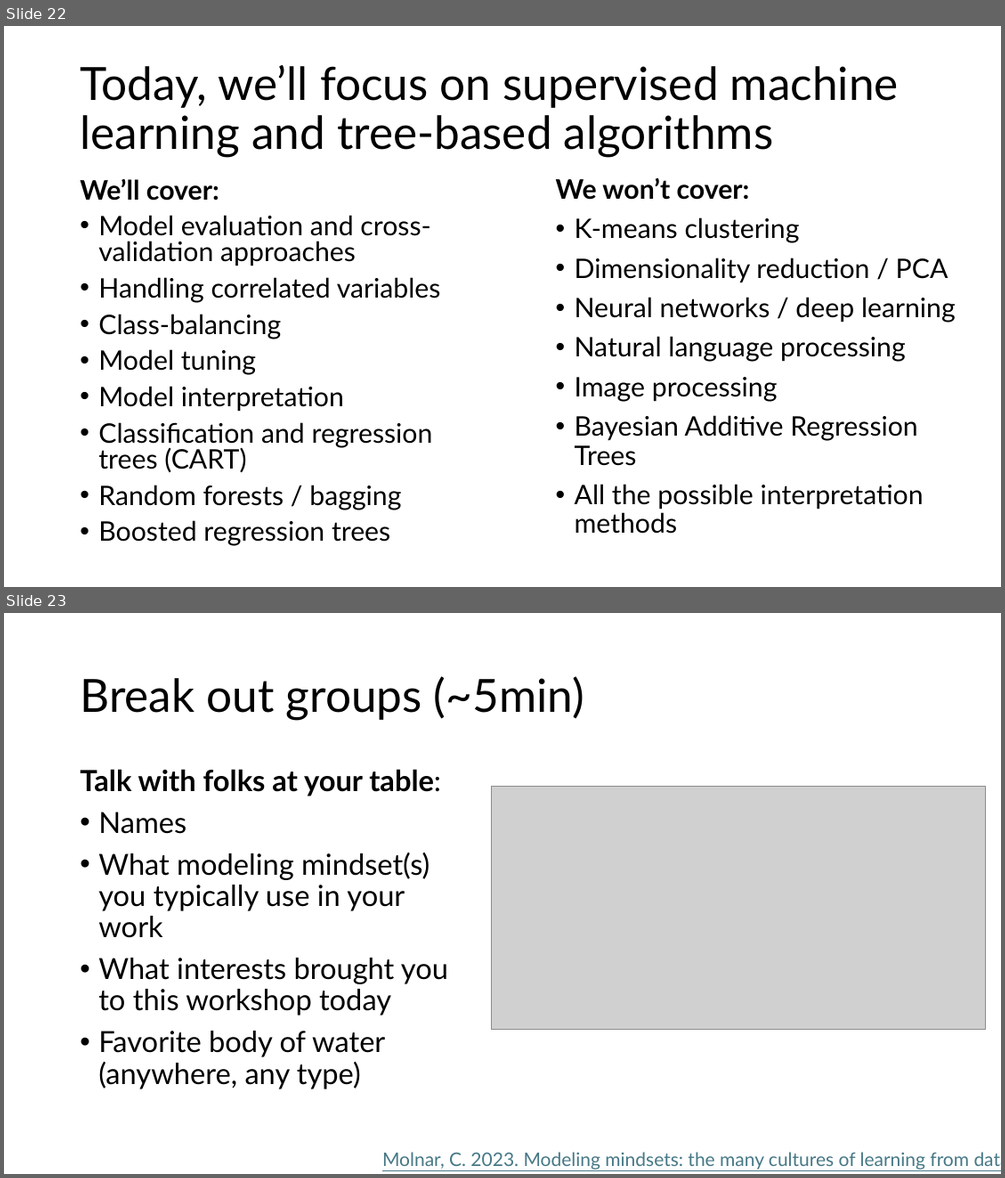
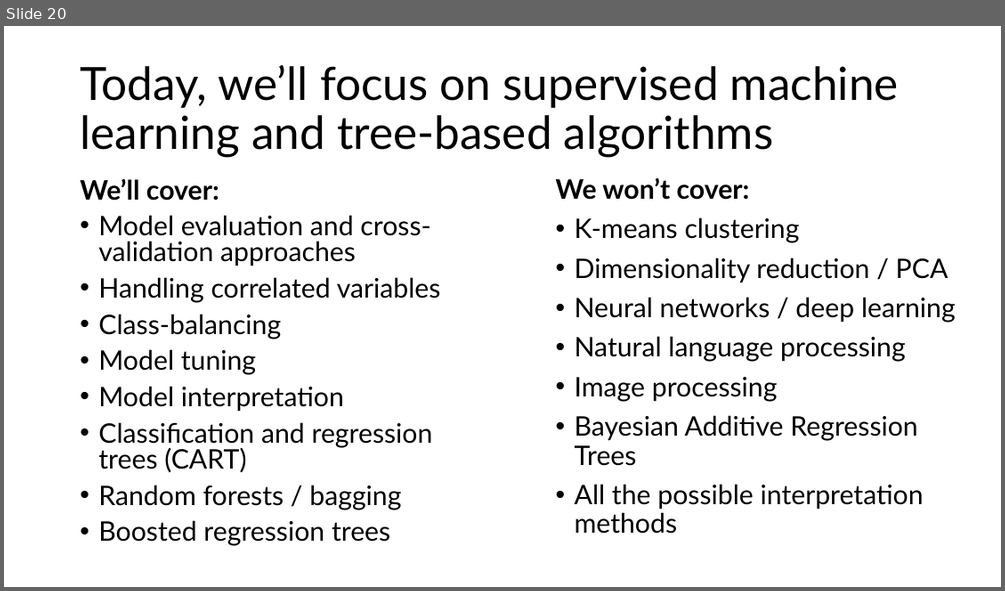
Before and after one commit to grantvagle/ml_methods_workshop, a slide deck: slides/01_what_is_ml.pptx. Shown one above the other, each under a label of ours: slides 22 and 23 before the commit, slide 20 after it. The pictures are 1005x1178 and 1005x591 pixels, drawn with LibreOffice and Linux fonts; fonts in the diff are those of the drawing; grey boxes stand for pictures. Boxes give left, top, right and bottom in pixels: in the first picture for what was removed or moved away, otherwise in the second. Text is boxed around its words. In the diff, an @@ line names an element or a change of style, - is before the commit and + after.

```diff
--- a/slides/01_what_is_ml.pptx
+++ b/slides/01_what_is_ml.pptx
@@ slide 23 removed at [4,613,1001,1174], background #FFFFFF @@
@@ title removed at [80,676,584,720] @@
-Break out groups (~5min)
@@ text removed at [80,769,448,1089] @@
-Talk with folks at your table:
-• Names
-• What modeling mindset(s) you typically use in your work
-• What interests brought you to this workshop today
-• Favorite body of water (anywhere, any type)
@@ picture removed at [492,786,985,1030] @@
@@ text removed at [382,1151,1001,1169] @@
-Molnar, C. 2023. Modeling mindsets: the many cultures of learning from data.
@@ what was slide 22 is now slide 20 @@
```
Also in this commit, not shown: 1 slide changed, 2 other slides removed, 1 other file.
